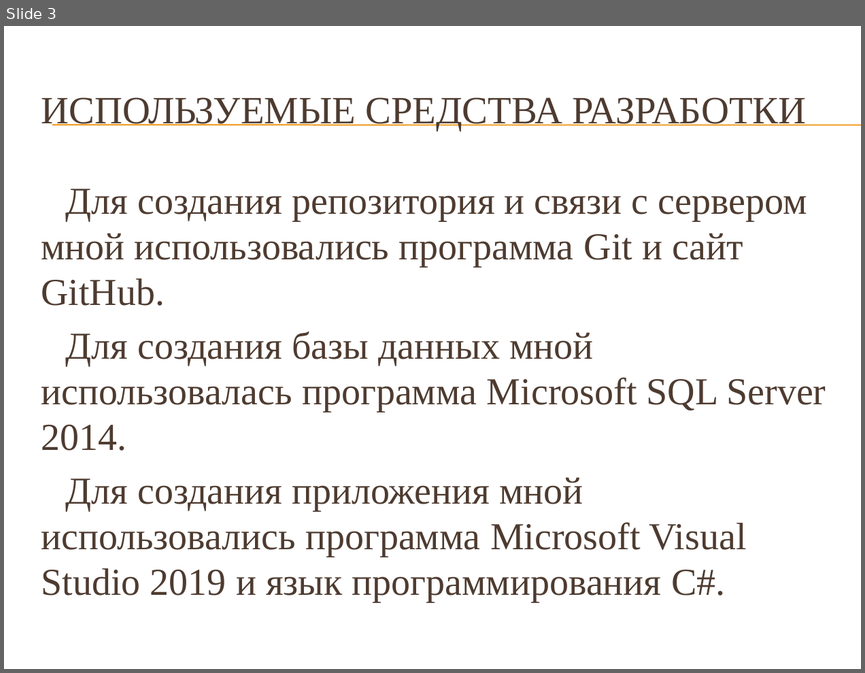
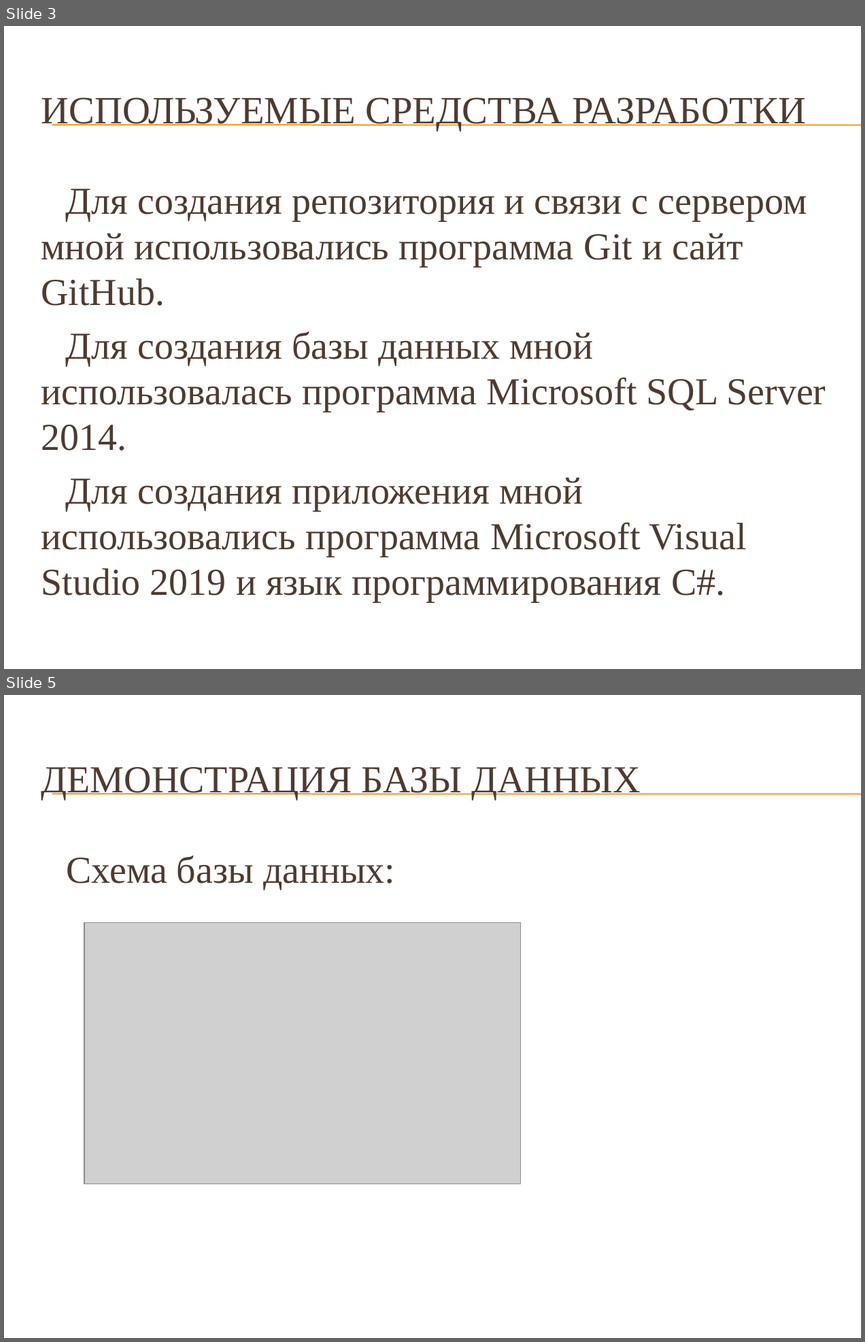
Before and after one commit to Krak12/Abilympics4, a slide deck: Abilympics4.pptx. Shown one above the other, each under a label of ours: slide 3 before the commit, slides 3 and 5 after it; the slides between them are not shown. The pictures are 865x673 and 865x1342 pixels, drawn with LibreOffice and Linux fonts; fonts in the diff are those of the drawing; grey boxes stand for pictures; background and template pictures are left out. Boxes give left, top, right and bottom in pixels: in the first picture for what was removed or moved away, otherwise in the second. Text is boxed around its words. In the diff, an @@ line names an element or a change of style, - is before the commit and + after.

```diff
--- a/Abilympics4.pptx
+++ b/Abilympics4.pptx
@@ slide 5 added at (x1=4, y1=695, x2=861, y2=1338), background picture (left out); not listed: 2 template elements that a slide beside it also shows @@
@@ title added at (x1=41, y1=767, x2=640, y2=799), 32 pt, text #4E3B30 @@
+ДЕМОНСТРАЦИЯ БАЗЫ ДАННЫХ
@@ text added at (x1=66, y1=855, x2=395, y2=889), 32 pt, text #4E3B30 @@
+Схема базы данных:
@@ picture added at (x1=84, y1=923, x2=521, y2=1184) @@
```
Also in this commit, not shown: 2 slides changed, 12 other slides added, 13 slides removed.
